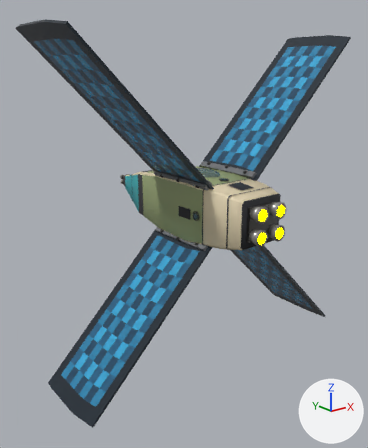
A saved change to the glTF model ThoriumGap_JS/models/Ship_Crosspanel_17.glb.
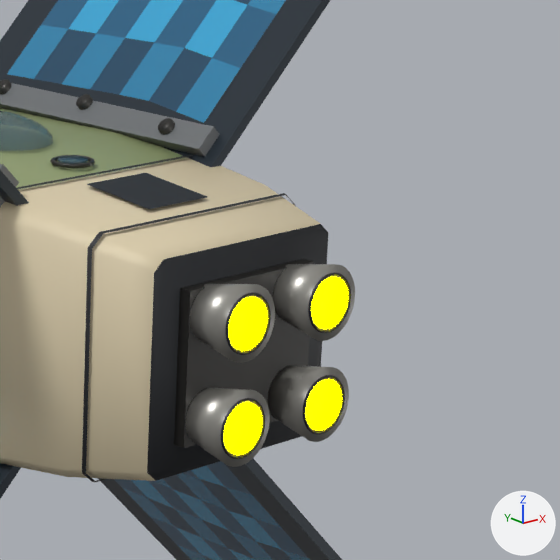
Old and new are each drawn whole from a 50 mm lens placed at (-9.02, -11.15, 3.7), pointed at (-0.17, -0.09, -0.72) and again close up on the part from 57% to 90% of the width and 32% to 60% of the height. The lights are fixed; the arrows at lower right show +X, +Y and +Z. The last two pictures show the newer version. Where no turn or scale is listed for an object, it has been applied to the vertices.

The first close-up shows 'EngineBell_LowerLeft_TaperedSquareClusterNozzle', 'EngineBell_LowerRight_TaperedSquareClusterNozzle', 'EngineBell_UpperLeft_TaperedSquareClusterNozzle', 'EngineBell_UpperRight_TaperedSquareClusterNozzle', 'EngineDeck_SquareAftManifold', 'EngineEmitter', 'Fuselage_SquareBody', 'HullAccessPanel_TopAft', 'HullPanelRing_SquareSectionBand_01', 'SolarPanelWing_LowerRightRidge_RectangularPhotovoltaicGrid', 'SolarPanelWing_TopRightRidge_RectangularPhotovoltaicGrid', 'SolarPanelWing_TopRightRidge_RootHingeClamp' and 14 more.
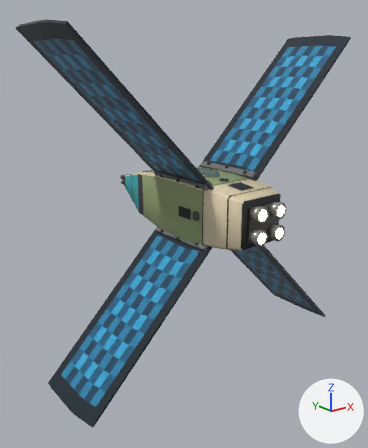
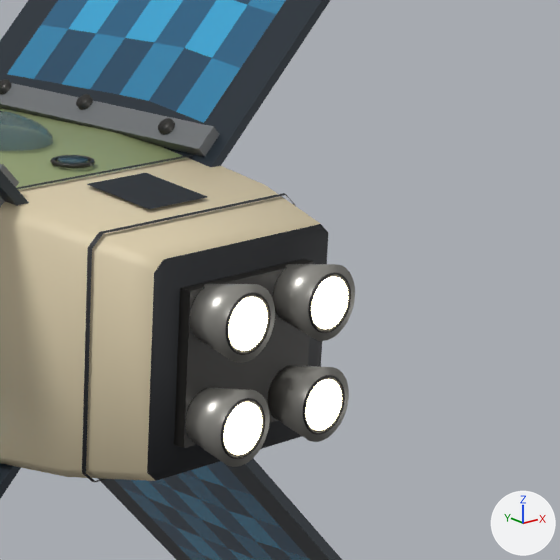
Edits to the bpy script that builds the scene:
```text
Change mat_engineglow:
    mat_engineglow.emission_color: (1.0, 1.0, 0.0) -> (0.62, 0.57, 0.4)  # yellow #ffff00 -> beige #cec7aa
```

Where the change shows, as pixel boxes [x1, y1, x2, y2] in the close-ups (560 x 560 px):
'EngineEmitter', recoloured (yellow to beige)
    both: [224, 276, 348, 455]
